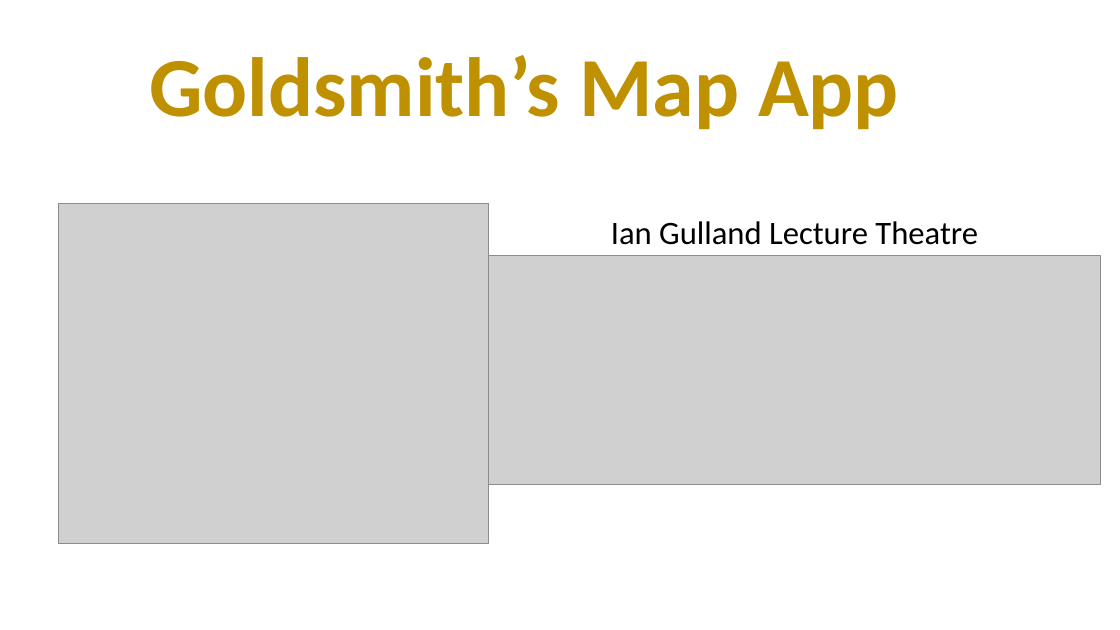
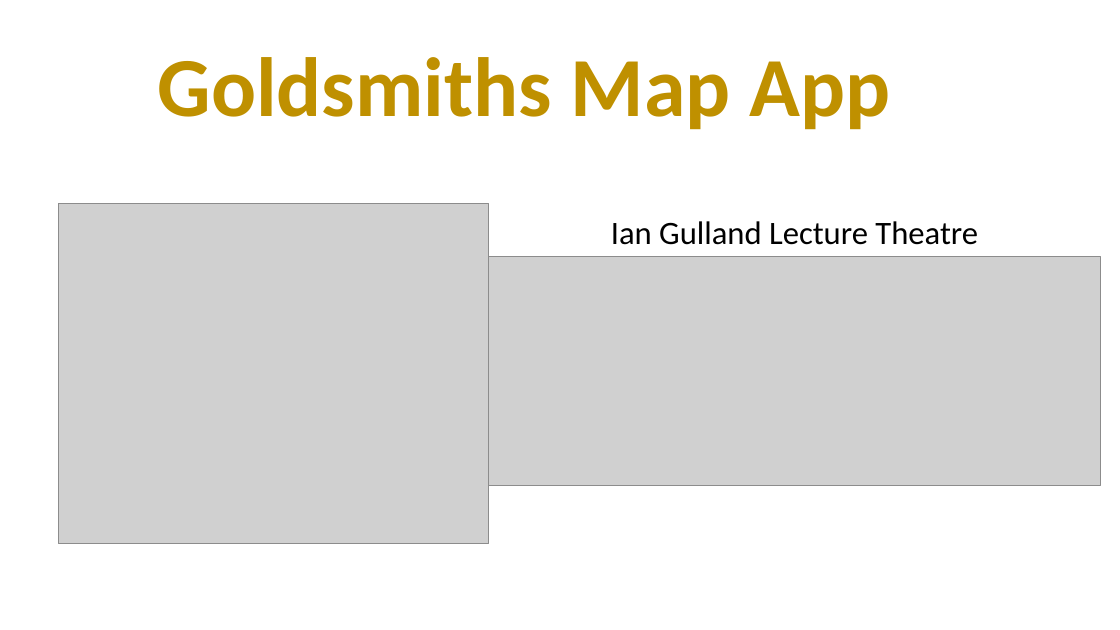
Before and after one commit to Group-MF/GSMap, a slide deck: slide 1 of Presentation/Group Presentation.pptx. Drawn at 1120x630 pixels with LibreOffice and Linux fonts; fonts in the diff are those of the drawing; grey boxes stand for pictures. Boxes give left, top, right and bottom in pixels: in the first picture for what was removed or moved away, otherwise in the second. Text is boxed around its words. In the diff, an @@ line names an element or a change of style, - is before the commit and + after.

```diff
--- a/Presentation/Group Presentation.pptx
+++ b/Presentation/Group Presentation.pptx
@@ title at bbox=[158, 57, 891, 130]: text changed @@
-Goldsmith’s Map App
+Goldsmiths Map App
```
Also in this commit, not shown: 6 other slides changed, 1 slide added, 1 slide removed, 1 other file.
